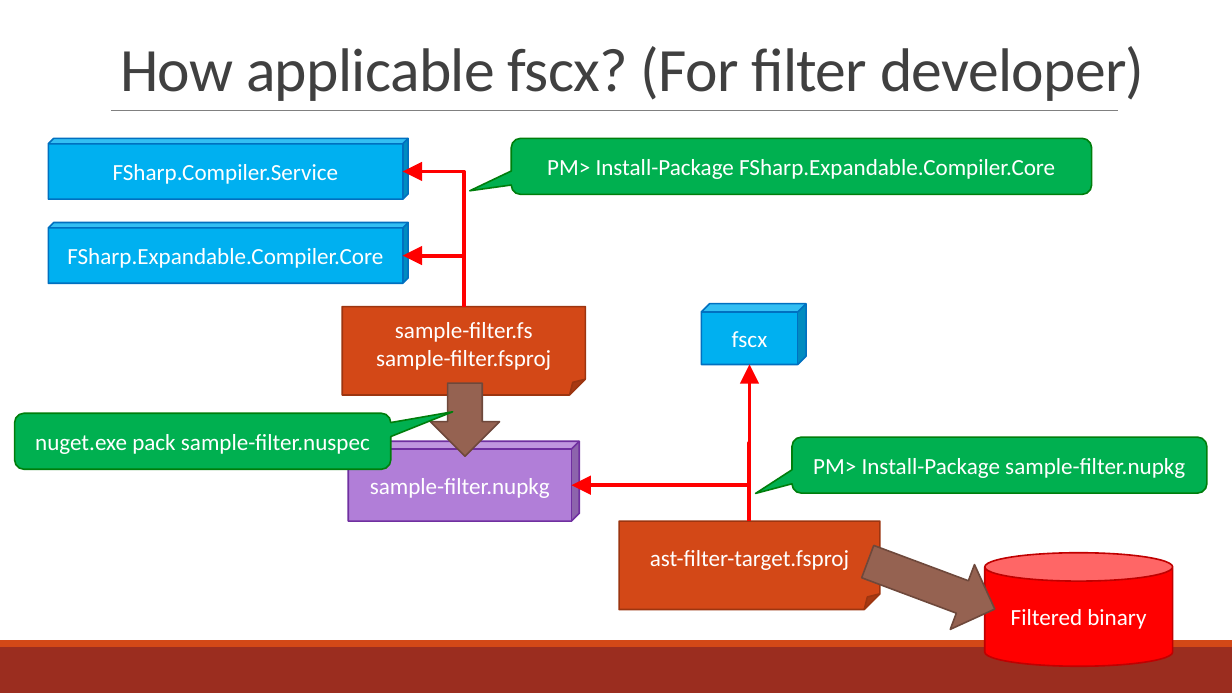
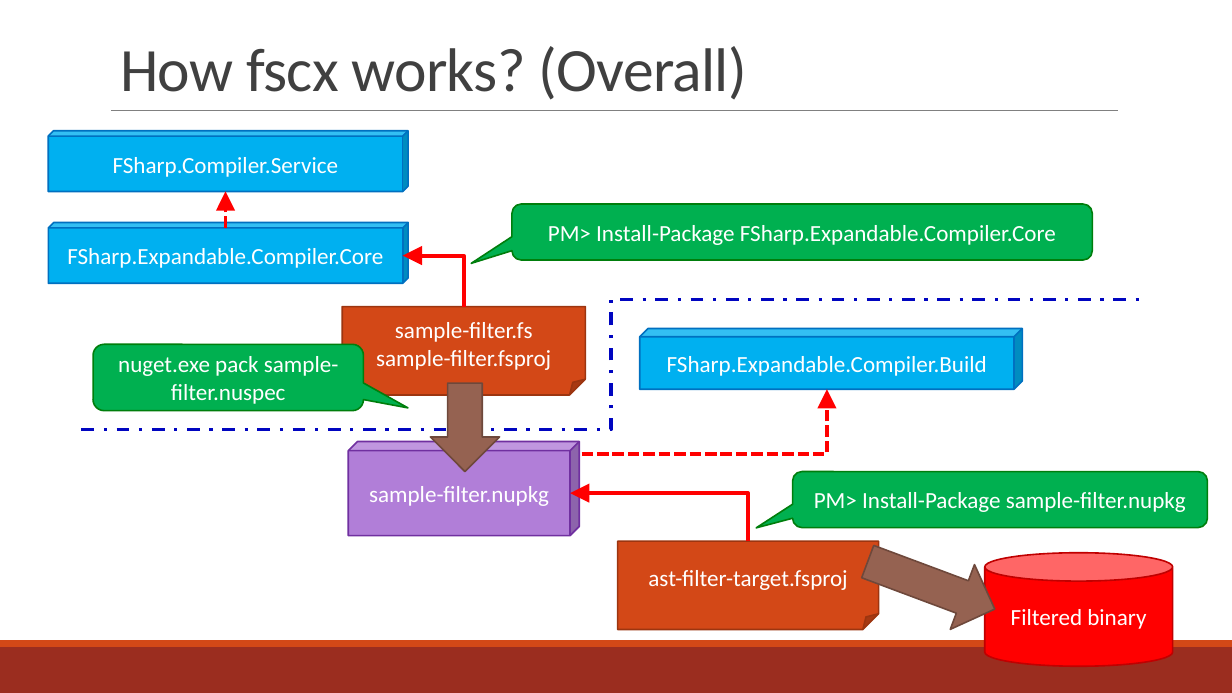
Before and after one commit to fscx-projects/fscx, a slide deck: slide 3 of docs/content/HowApplicableFscx.pptx (slide 2 before the commit). Drawn at 1232x693 pixels with LibreOffice and Linux fonts; fonts in the diff are those of the drawing. Boxes give left, top, right and bottom in pixels: in the first picture for what was removed or moved away, otherwise in the second. Text is boxed around its words. In the diff, an @@ line names an element or a change of style, - is before the commit and + after.

```diff
--- a/docs/content/HowApplicableFscx.pptx
+++ b/docs/content/HowApplicableFscx.pptx
@@ title at box(120, 46, 747, 100): text changed @@
-How applicable fscx? (For filter developer)
+How fscx works? (Overall)
@@ cube "FSharp.Compiler.Service": place and size @@
-cube "FSharp.Compiler.Service" at box(48, 139, 408, 200)
+cube "FSharp.Compiler.Service" at box(48, 130, 408, 191)
@@ elbow arrow moved from (464, 307) - (403, 172) to (226, 228) - (226, 191) @@
@@ elbow arrow (226, 228) - (226, 191): stroke #FF0000 3 pt to #FF0000 3 pt dashed @@
@@ rounded speech box "PM> Install-Package FSharp.Expandable.Compiler.Core": place and size @@
-rounded speech box "PM> Install-Package FSharp.Expandable.Compiler.Core" at box(511, 139, 1092, 195)
+rounded speech box "PM> Install-Package FSharp.Expandable.Compiler.Core" at box(512, 204, 1092, 261)
@@ rounded speech box "PM> Install-Package FSharp.Expandable.Compiler.Core" at box(512, 204, 1092, 261): proportions changed @@
@@ elbow line added from (81, 430) to (1141, 299), #0005C0 2.5 pt dashed @@
@@ cube "FSharp.Expandable.Compiler.Build": place and size @@
-cube "FSharp.Expandable.Compiler.Build" at box(701, 304, 806, 365)
+cube "FSharp.Expandable.Compiler.Build" at box(640, 328, 1022, 389)
@@ rounded speech box "nuget.exe pack sample-filter.nuspec" at box(93, 345, 364, 411): proportions changed @@
@@ rounded speech box "nuget.exe pack sample-filter.nuspec": place and size @@
-rounded speech box "nuget.exe pack sample-filter.nuspec" at box(15, 413, 391, 470)
+rounded speech box "nuget.exe pack sample-filter.nuspec" at box(93, 345, 364, 411)
@@ text in cube at box(667, 356, 987, 376): text changed @@
-fscx
+FSharp.Expandable.Compiler.Build
@@ down arrow: place and size @@
-down arrow at box(431, 384, 500, 457)
+down arrow at box(431, 384, 500, 472)
@@ elbow arrow moved from (750, 521) - (750, 364) to (581, 454) - (827, 389) @@
@@ elbow arrow (581, 454) - (827, 389): stroke #FF0000 3 pt to #FF0000 3 pt dashed @@
@@ cube "sample-filter.nupkg": place and size @@
-cube "sample-filter.nupkg" at box(348, 442, 579, 521)
+cube "sample-filter.nupkg" at box(348, 442, 579, 536)
@@ rounded speech box "PM> Install-Package sample-filter.nupkg": place and size @@
-rounded speech box "PM> Install-Package sample-filter.nupkg" at box(792, 437, 1207, 494)
+rounded speech box "PM> Install-Package sample-filter.nupkg" at box(793, 471, 1208, 528)
@@ elbow arrow moved from (750, 521) - (572, 485) to (749, 542) - (570, 494) @@
@@ folded corner "ast-filter-target.fsproj": place and size @@
-folded corner "ast-filter-target.fsproj" at box(619, 521, 880, 610)
+folded corner "ast-filter-target.fsproj" at box(618, 542, 879, 630)
```
Also in this commit, not shown: 1 other slide changed, 1 slide added, 4 other files.
